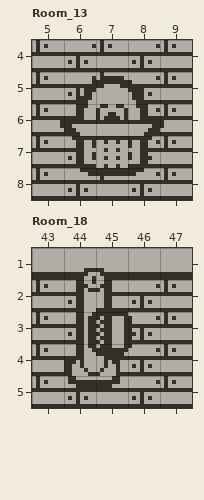
Two states of a LDtk project, LDTK/DPplaydate.ldtk. The picture above is the old version.
Cells are 8x8 px. Shown: Room_13 x 5..9, y 4..8; Room_18 x 43..47, y 1..5. The commit also changed other parts of the map, which this record leaves out.
The result:
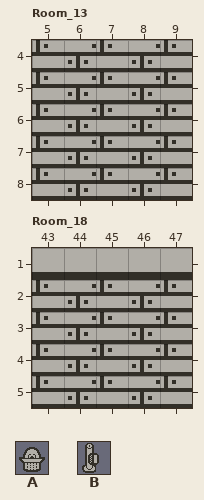
Key: from "Items": A 6; from "Props": B 3.
Objects are placed by their top-left corner, in cells (3,4 is the top-left corner of cell 3,4); size is 1x1 cell unless given.
Change:
Layer "Items_and_Props", Room_13:
removed: A "Lamp" at 5.5,4.5 size 4x4
Layer "Items_and_Props", Room_18:
removed: B "TubeExit" at 43.5,1.5 size 4x4
Boxes around the changes in both pictures, in picture pixels (x1, y1, x2, y2):
removed: (60, 76, 164, 176)
removed: (64, 268, 132, 388)
